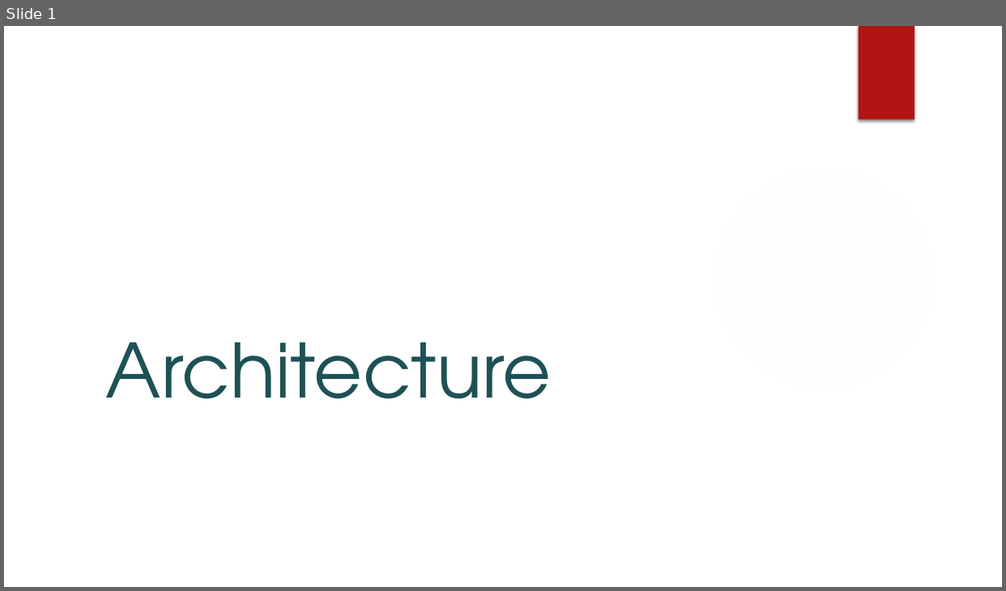
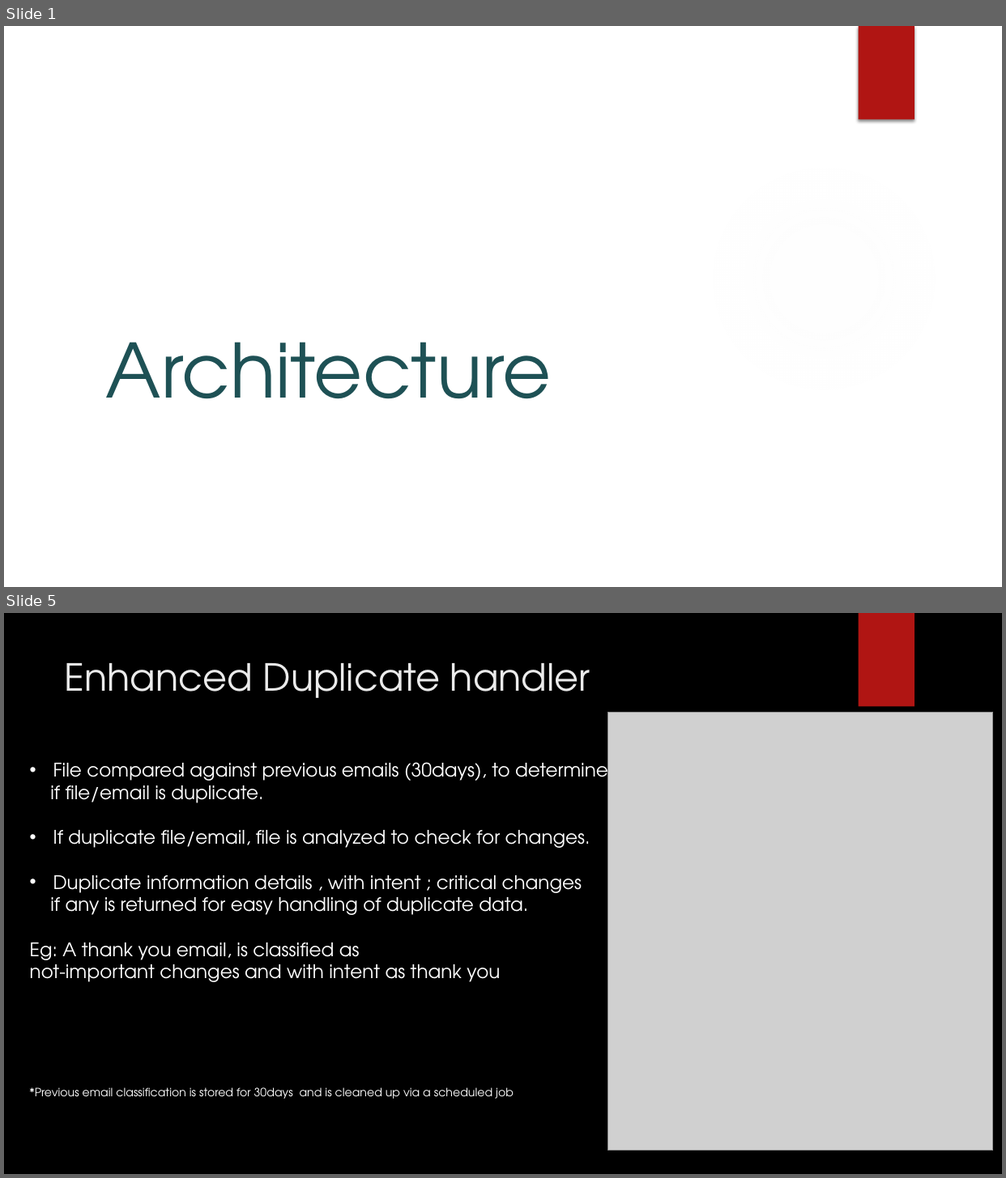
Before and after one commit to ewfx/gaied-t2-10-f5, a slide deck: artifacts/arch/Architecture_Flowdiagram.pptx. Shown one above the other, each under a label of ours: slide 1 before the commit, slides 1 and 5 after it; the slides between them are not shown. The pictures are 1006x591 and 1006x1178 pixels, drawn with LibreOffice and Linux fonts; fonts in the diff are those of the drawing; grey boxes stand for pictures; background and template pictures are left out. Boxes give left, top, right and bottom in pixels: in the first picture for what was removed or moved away, otherwise in the second. Text is boxed around its words. In the diff, an @@ line names an element or a change of style, - is before the commit and + after.

```diff
--- a/artifacts/arch/Architecture_Flowdiagram.pptx
+++ b/artifacts/arch/Architecture_Flowdiagram.pptx
@@ slide 5 added at (4, 613, 1002, 1174), background picture (left out); not listed: 1 template element that a slide beside it also shows @@
@@ title added at (65, 663, 590, 698), 36 pt, text #EBEBEB @@
+Enhanced Duplicate handler
@@ picture added at (608, 712, 993, 1151) @@
@@ text added at (30, 758, 608, 982), 18 pt, text #FFFFFF @@
+• File compared against previous emails (30days), to determine
+if file/email is duplicate.
+• If duplicate file/email, file is analyzed to check for changes.
+• Duplicate information details , with intent ; critical changes
+if any is returned for easy handling of duplicate data.
+Eg: A thank you email, is classified as
+not-important changes and with intent as thank you
@@ text added at (30, 1088, 513, 1099), 11 pt, text #FFFFFF @@
+*Previous email classification is stored for 30days and is cleaned up via a scheduled job
```
Also in this commit, not shown: 3 other slides added, 1 slide removed, 4 other files.
